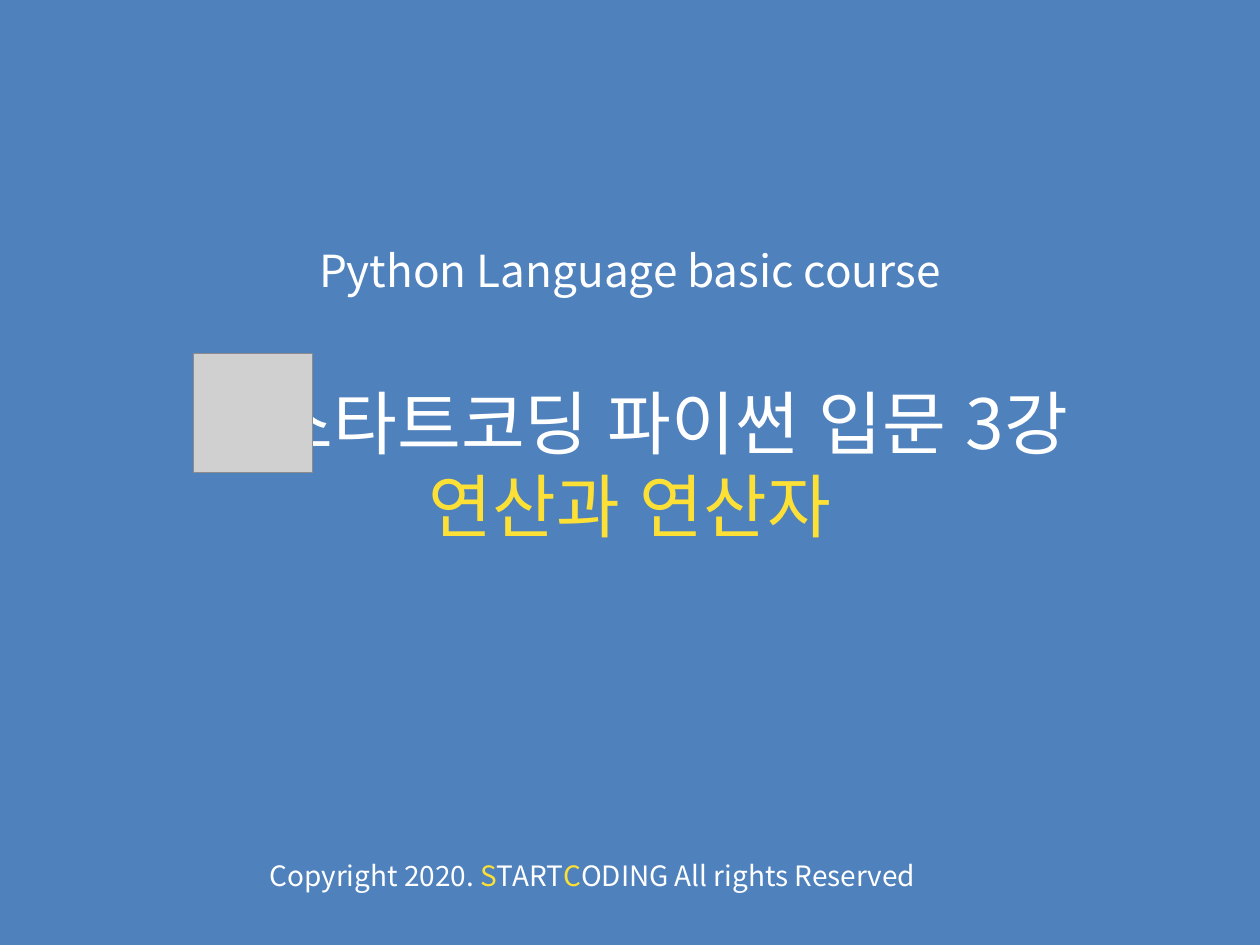
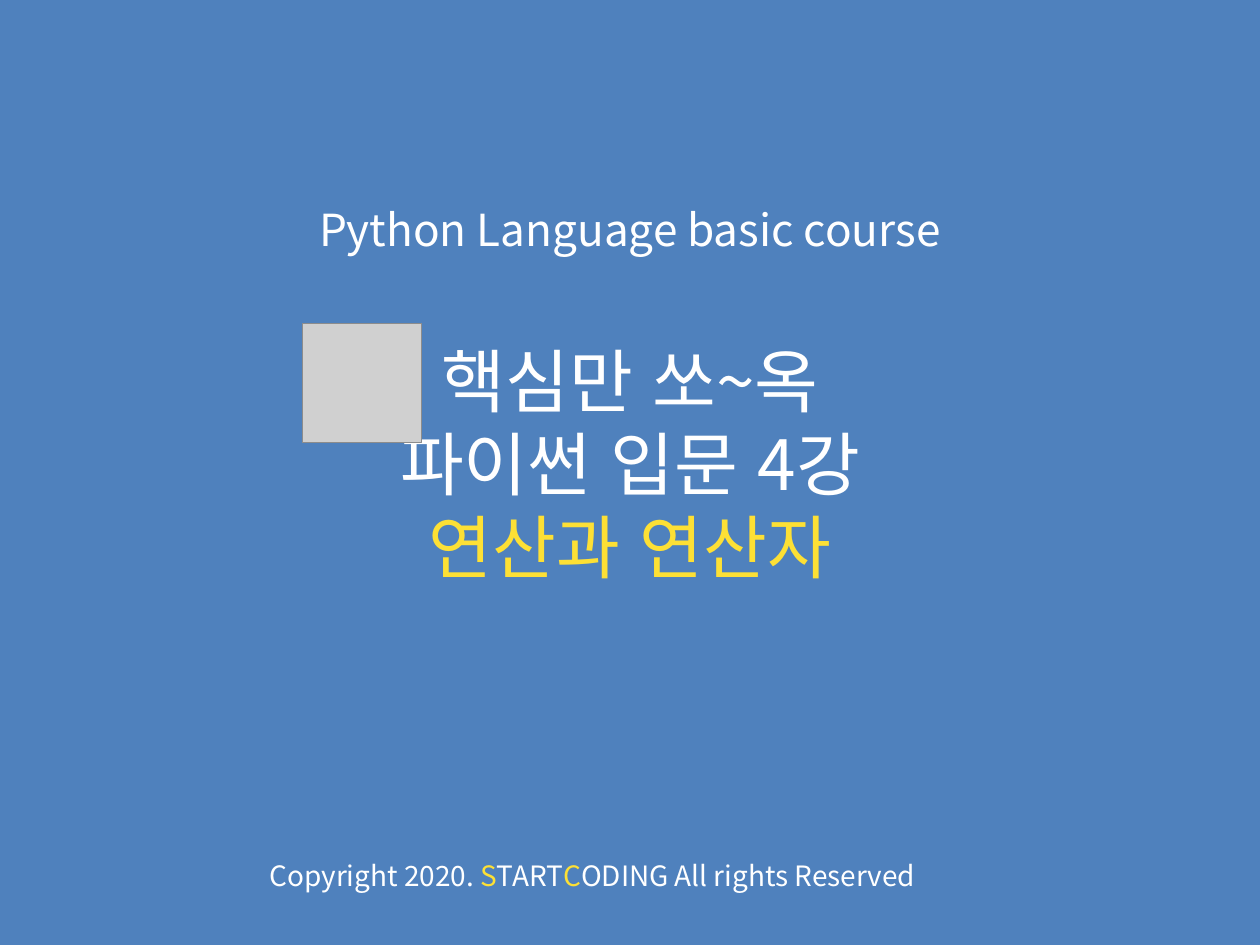
Before and after one commit to kwonkijun/python, a slide deck: slide 1 of 파이썬기초(PPT)/파이썬 기초 4강_연산과 연산자.pptx. Drawn at 1260x945 pixels with LibreOffice and Linux fonts; fonts in the diff are those of the drawing; grey boxes stand for pictures. Boxes give left, top, right and bottom in pixels: in the first picture for what was removed or moved away, otherwise in the second. Text is boxed around its words. In the diff, an @@ line names an element or a change of style, - is before the commit and + after.

```diff
--- a/파이썬기초(PPT)/파이썬 기초 4강_연산과 연산자.pptx
+++ b/파이썬기초(PPT)/파이썬 기초 4강_연산과 연산자.pptx
@@ title at (x1=319, y1=211, x2=941, y2=579): text changed @@
-Python Language basic course
-스타트코딩 파이썬 입문 3강
-연산과 연산자
+Python Language basic course
+핵심만 쏘~옥
+파이썬 입문 4강
+연산과 연산자
@@ picture moved from (x1=194, y1=354, x2=312, y2=472) to (x1=302, y1=324, x2=421, y2=442) @@
```
Also in this commit, not shown: 2 other slides changed, 15 other files.
